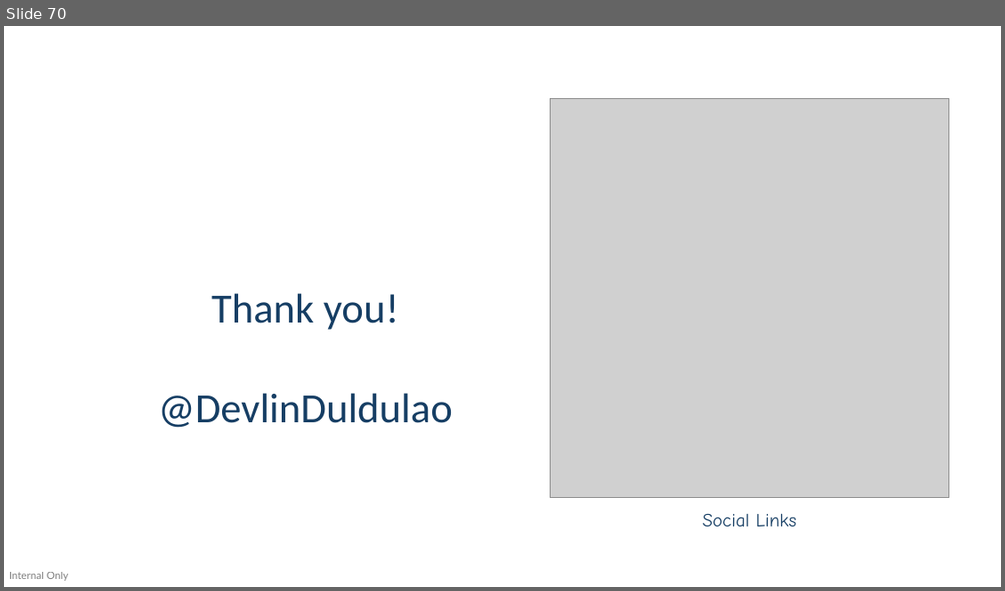
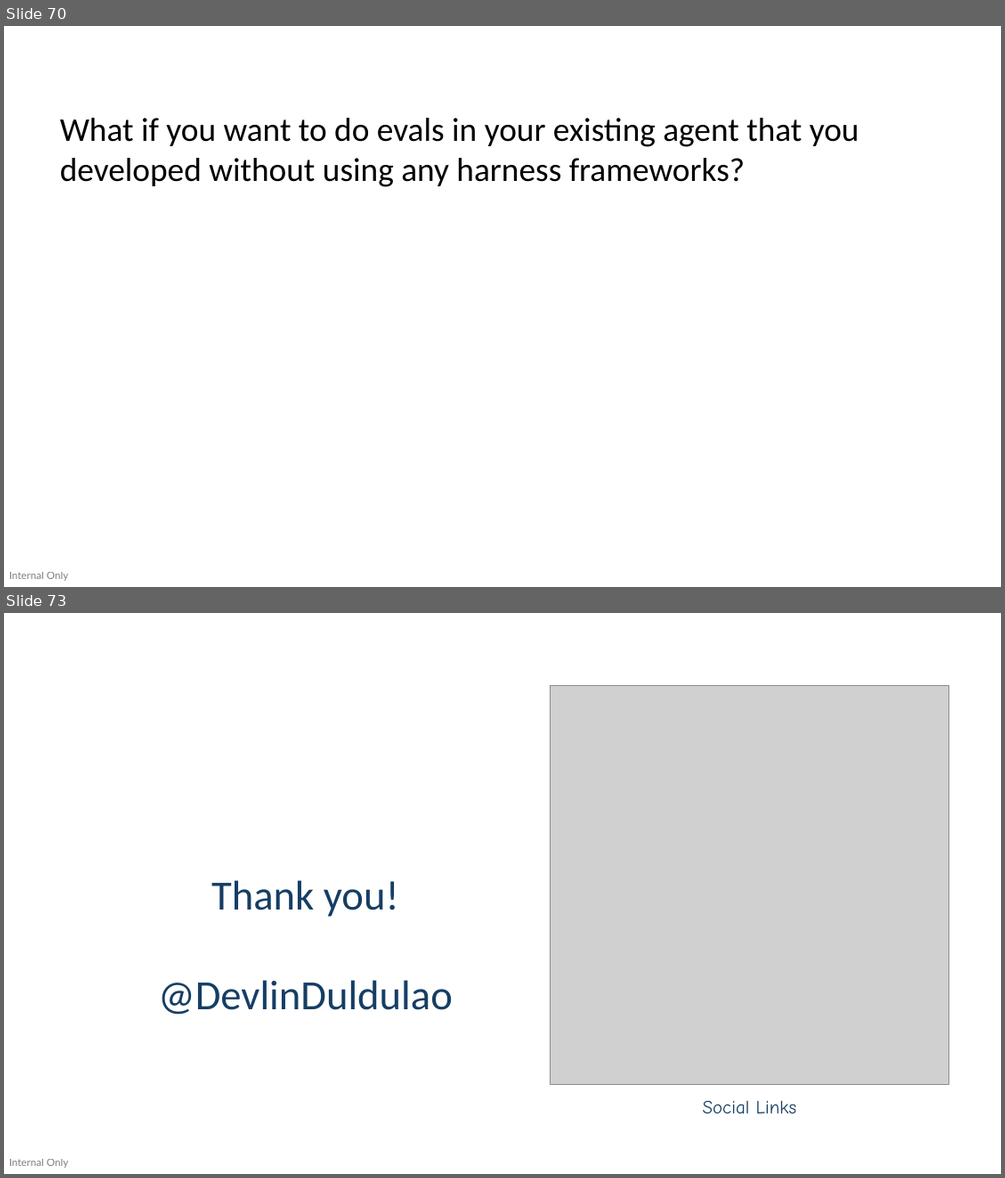
Before and after one commit to devlinduldulao/agents-and-skill-demo, a slide deck: ddc.pptx. Shown one above the other, each under a label of ours: slide 70 before the commit, slides 70 and 73 after it; the slides between them are not shown. The pictures are 1005x591 and 1005x1178 pixels, drawn with LibreOffice and Linux fonts; fonts in the diff are those of the drawing; grey boxes stand for pictures. Boxes give left, top, right and bottom in pixels: in the first picture for what was removed or moved away, otherwise in the second. Text is boxed around its words. In the diff, an @@ line names an element or a change of style, - is before the commit and + after.

```diff
--- a/ddc.pptx
+++ b/ddc.pptx
@@ slide 70 added at bbox=[4, 26, 1001, 587], background #FFFFFF; not listed: 1 template element that a slide beside it also shows @@
@@ text added at bbox=[60, 118, 859, 187], 32 pt, text #000000 @@
+What if you want to do evals in your existing agent that you developed without using any harness frameworks?
@@ what was slide 70 is now slide 73 @@
```
Also in this commit, not shown: 2 other slides added, 1 other file.
